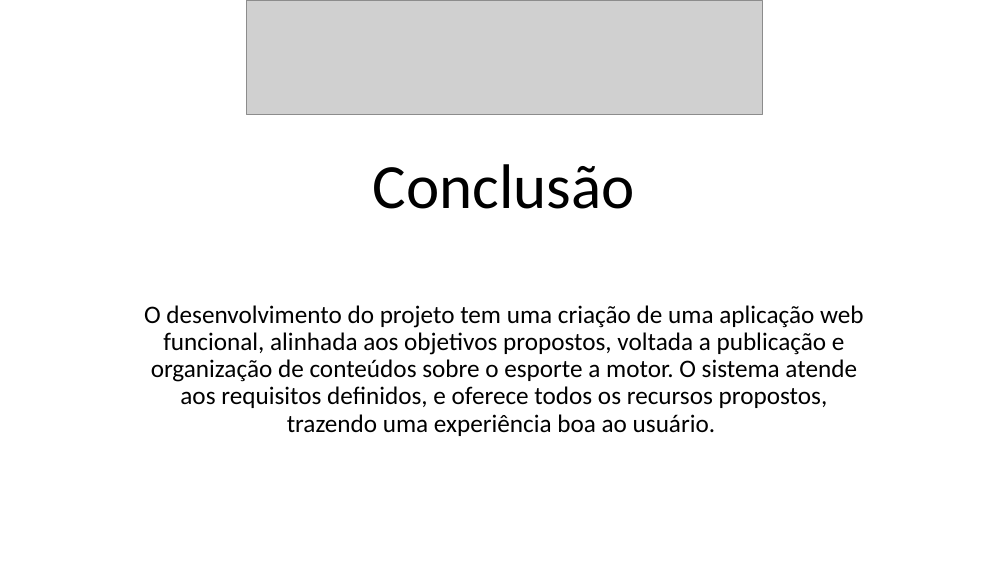
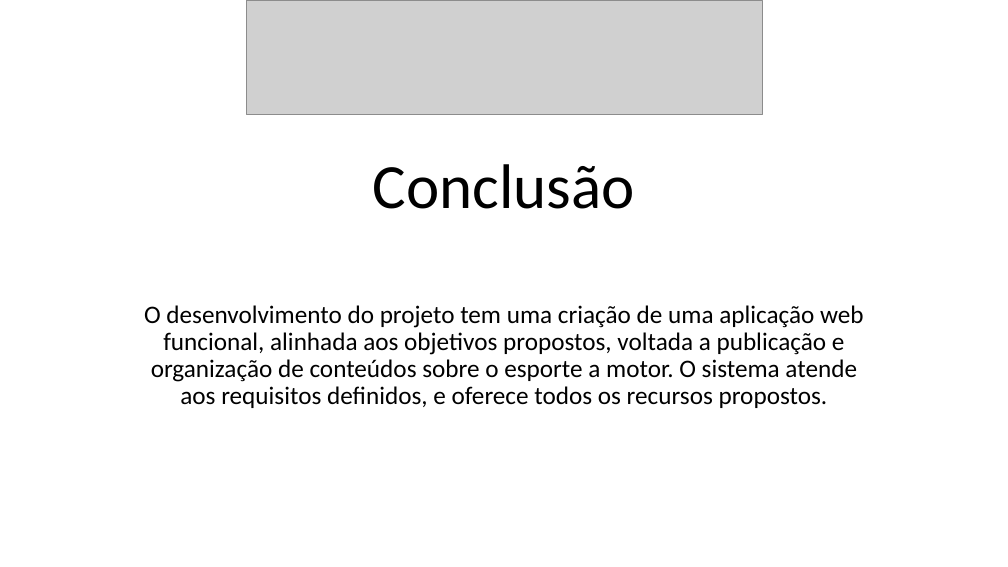
Before and after one commit to felipe-remus/Blog-Race, a slide deck: slide 15 of Documentação/Apresentação PI 2.0.pptx (slide 14 before the commit). Drawn at 1008x567 pixels with LibreOffice and Linux fonts; fonts in the diff are those of the drawing; grey boxes stand for pictures. Boxes give left, top, right and bottom in pixels: in the first picture for what was removed or moved away, otherwise in the second. Text is boxed around its words. In the diff, an @@ line names an element or a change of style, - is before the commit and + after.

```diff
--- a/Documentação/Apresentação PI 2.0.pptx
+++ b/Documentação/Apresentação PI 2.0.pptx
@@ subtitle at box(144, 305, 864, 408): text changed @@
-O desenvolvimento do projeto tem uma criação de uma aplicação web funcional, alinhada aos objetivos propostos, voltada a publicação e organização de conteúdos sobre o esporte a motor. O sistema atende aos requisitos definidos, e oferece todos os recursos propostos, trazendo uma experiência boa ao usuário.
+O desenvolvimento do projeto tem uma criação de uma aplicação web funcional, alinhada aos objetivos propostos, voltada a publicação e organização de conteúdos sobre o esporte a motor. O sistema atende aos requisitos definidos, e oferece todos os recursos propostos.
```
Also in this commit, not shown: 5 other slides changed, 1 slide added, 2 slides removed, 5 other files.
